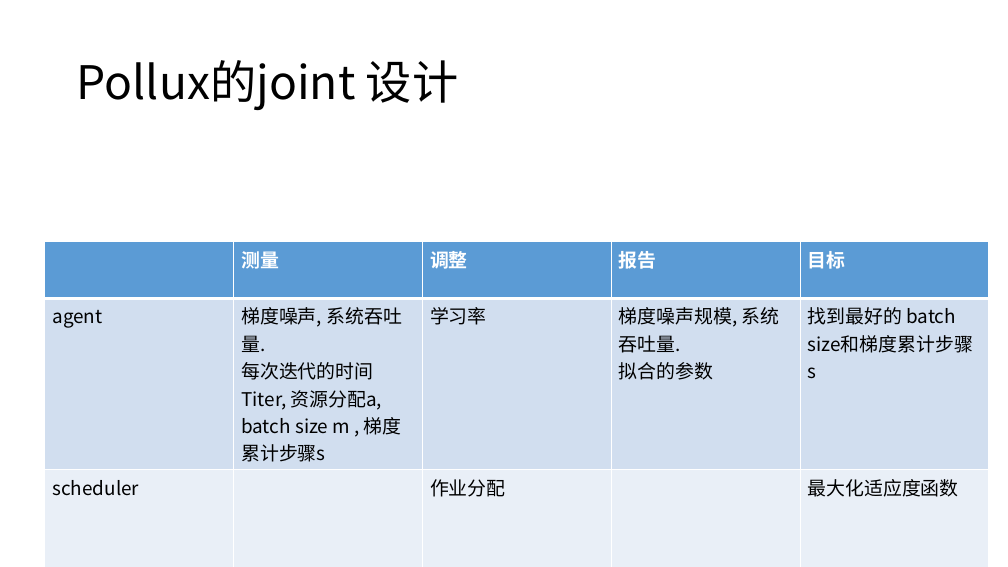
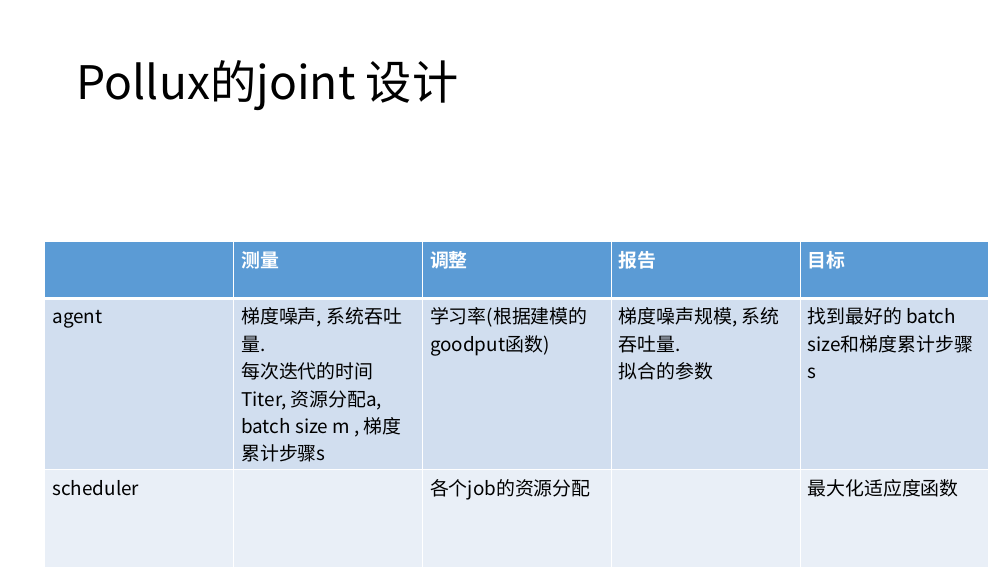
Before and after one commit to LukeLIN-web/distrubuted-ML-system, a slide deck: slide 6 of week report/8.18 report.pptx (slide 7 before the commit). Drawn at 1008x567 pixels with LibreOffice and Linux fonts; fonts in the diff are those of the drawing. Boxes give left, top, right and bottom in pixels: in the first picture for what was removed or moved away, otherwise in the second. Text is boxed around its words. In the diff, an @@ line names an element or a change of style, - is before the commit and + after.

```diff
--- a/week report/8.18 report.pptx
+++ b/week report/8.18 report.pptx
@@ table at <box>45,242,990,544</box> @@
-row 2, column 3: 学习率
+row 2, column 3: 学习率(根据建模的goodput函数)
-row 3, column 3: 作业分配
+row 3, column 3: 各个job的资源分配
```
Also in this commit, not shown: 2 other slides changed, 1 slide added, 1 other file.
